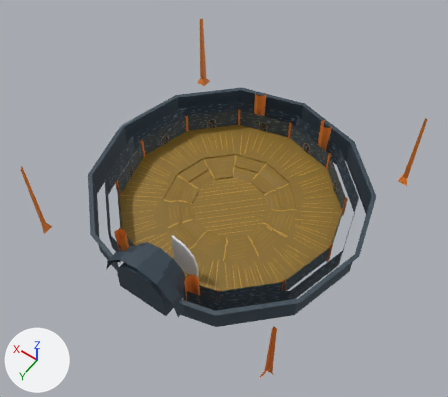
The glTF model Assets/Models/arena.glb as it was, and as the next commit left it.
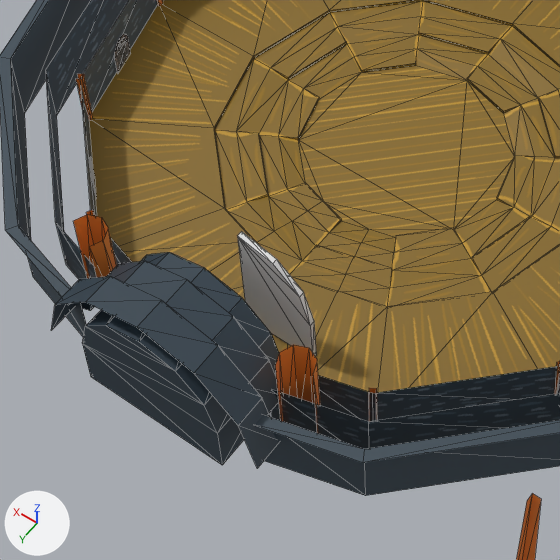
The first picture shows the older version from a 50 mm lens placed at (-1.92, 2.78, 4.4), pointed at (-0.04, 0.15, 0.26). The close-ups show both versions on the part from 20% to 63% of the width and 39% to 88% of the height of that picture. The lights are fixed; the arrows at lower left show +X, +Y and +Z. The close-ups show mesh edges as thin lines. Vertices at the same position are counted once.

Objects in the first close-up: 'Cylinder', 'Door'.
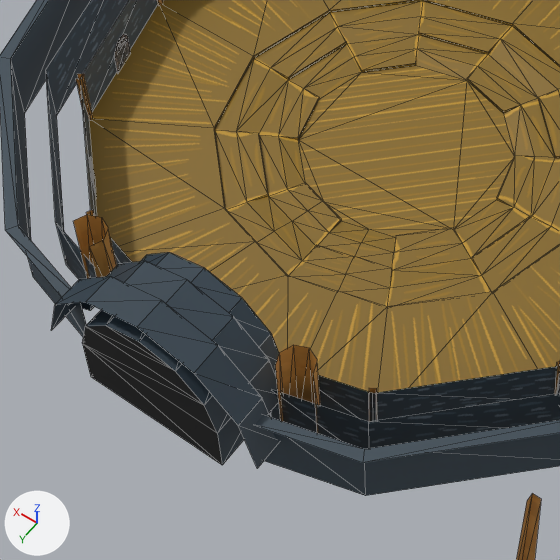
Changed parts and their boxes (x1, y1, x2, y2) in the close-ups (560 x 560 px):
'Cylinder', surface changed: (8, 0, 560, 560) in both
'Door', deleted: before (237, 231, 317, 356)
part 1 of me_cylinder, surface changed: (73, 0, 560, 560) in both
part 2 of me_cylinder, recoloured: (82, 326, 222, 465) in both

The change in detail:
Picture 'poles' (img_poles) is new.
In material 'poles' (mat_poles), base_color is no longer (0.8, 0.214, 0.0263), orange #e77f2d.
In material 'poles' (mat_poles), texture is now set to img_poles.
Material 'Material' (mat_material) is new.
Its base color is (0.0, 0.0, 0.0) (black #000000).
me_cylinder has 521 vertices, 638 faces and spans x -1.24..1.24, y -1.24..1.2, z -0.03..0.8.
me_cylinder is used by ob_cylinder; location (0.0, 0.0, 0.0).
me_cylinder part 1: 137 kept faces spanning x -1.2..1.21, y -1.21..1.2, z -0.03..0.8 get new texture (UV) coordinates.
me_cylinder part 2: 7 faces spanning x -0.24..0.24, y 1.2, z 0.01..0.43 switch from mat_big_door (dark blue #2f3f4b) to mat_material (black #000000).
Object 'Door' (ob_door) is deleted.
